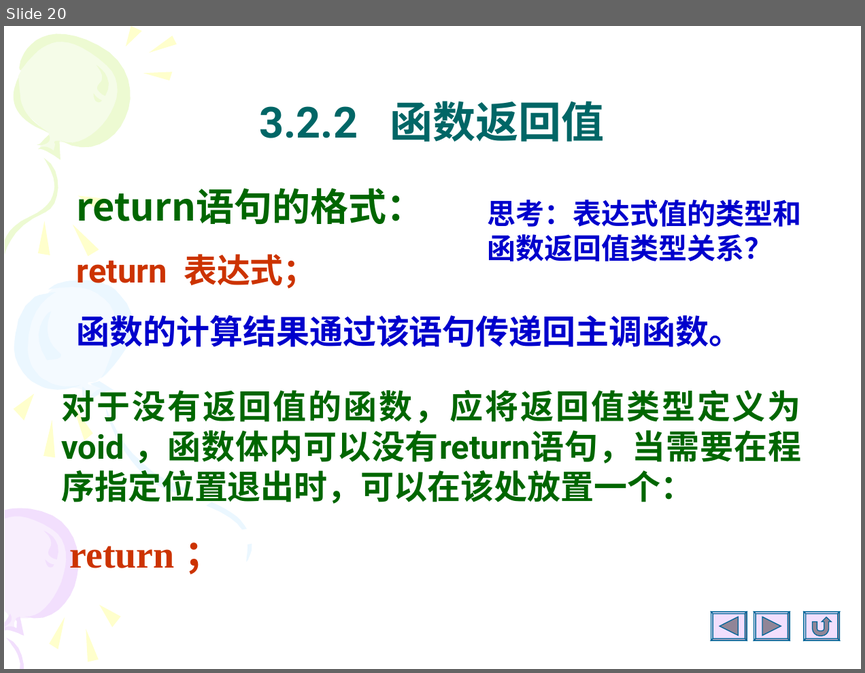
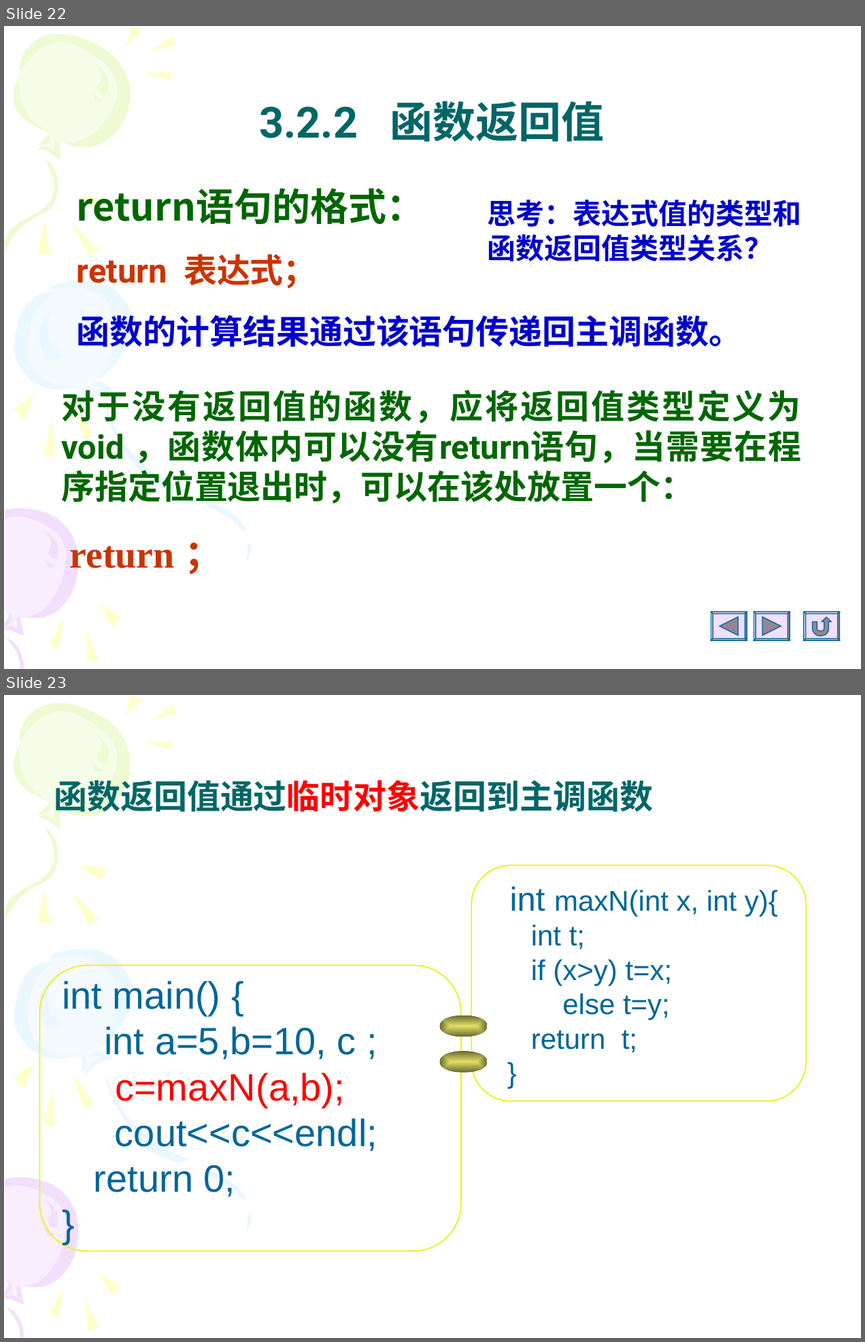
Before and after one commit to Changhe160/Changhe160.github.io, a slide deck: teachingRes/Cplusplus/unit03函数.ppt. Shown one above the other, each under a label of ours: slide 20 before the commit, slides 22 and 23 after it. The pictures are 865x673 and 865x1342 pixels, drawn with LibreOffice and Linux fonts; fonts in the diff are those of the drawing. Boxes give left, top, right and bottom in pixels: in the first picture for what was removed or moved away, otherwise in the second. Text is boxed around its words. In the diff, an @@ line names an element or a change of style, - is before the commit and + after.

```diff
--- a/teachingRes/Cplusplus/unit03函数.ppt
+++ b/teachingRes/Cplusplus/unit03函数.ppt
@@ slide 23 added at [4, 695, 861, 1338], background #FFFFFF; not listed: 36 template elements that a slide beside it also shows @@
@@ title added at [54, 775, 653, 817], 28 pt, text #006666, bold @@
+函数返回值通过临时对象返回到主调函数
@@ rounded rectangle added at [472, 866, 806, 1101], outline #ECF119 0.99 pt, 24 pt, text #006699 @@
+int maxN(int x, int y){
+int t;
+if (x>y) t=x;
+else t=y;
+return t;
+}
@@ rounded rectangle added at [40, 965, 462, 1250], outline #ECF119 0.99 pt, 32 pt, text #006699 @@
+int main() {
+int a=5,b=10, c ;
+c=maxN(a,b);
+cout<<c<<endl;
+return 0;
+}
@@ ellipse added at [439, 1015, 487, 1037], fill gradient #E1DE67 to #686730 @@
@@ ellipse added at [439, 1051, 487, 1072], fill gradient #E1DE67 to #686730 @@
@@ what was slide 20 is now slide 22 @@
```
Also in this commit, not shown: 87 other slides changed, 3 other slides added, 1 slide removed.
